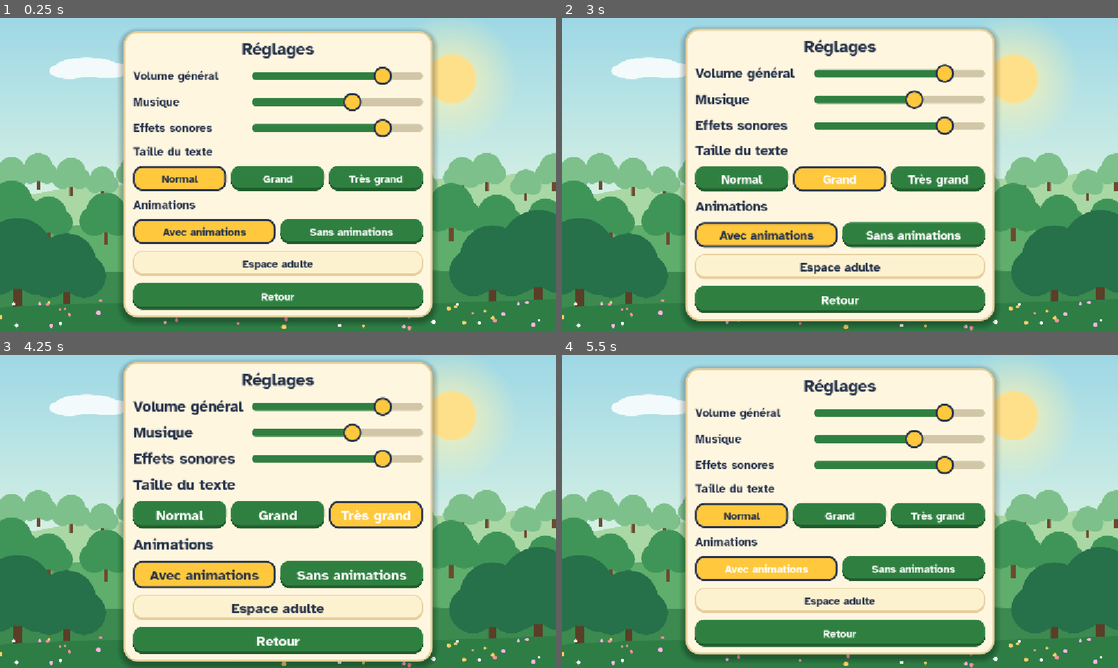
Above: before the commit, frames 1-4 (two rows, left to right).
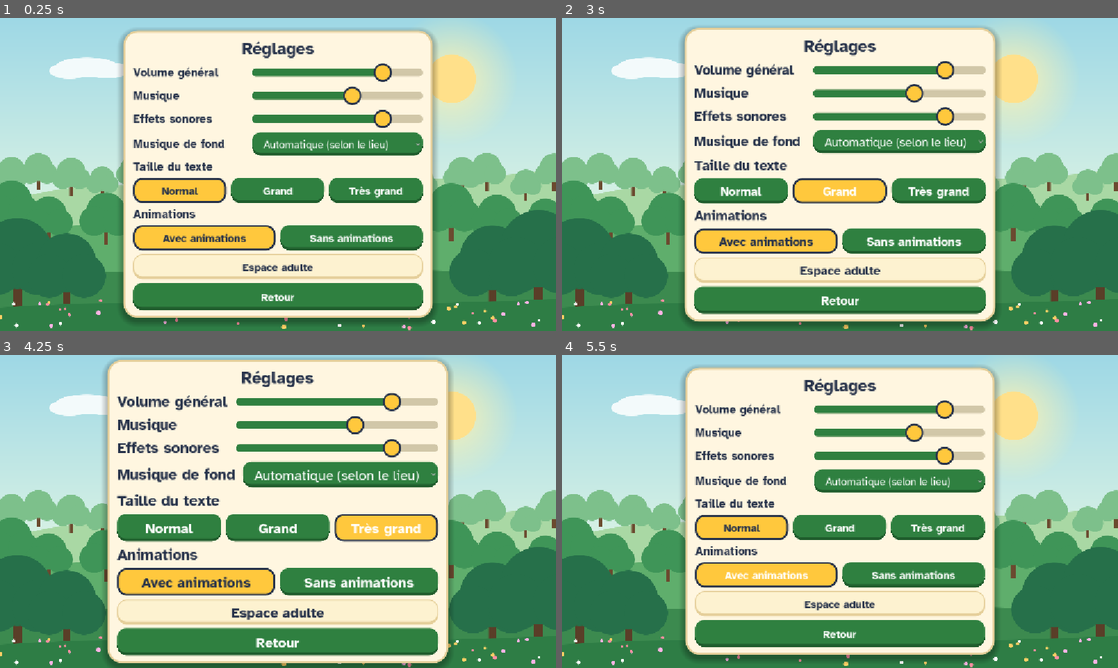
Above: after the commit, the same moments.

Repository: deunix-educ/aventuriers-des-mots
Game: Godot game, scene res://scenes/ui/settings.tscn
The game is run twice, just before and just after one commit, with the same random seed, the same clock (stepped at 60 frames per second) and the same inputs. This scene is started directly instead of the project's main scene.
Inputs (mouse positions are in pixels of both pictures, inside the frame that each line leads up to):
- Up to frame 1 (0.25 s): no input
- Up to frame 2 (3 s): click (901, 143) at 0.5 s, where only the run after the commit has a clickable "Automatique (selon le lieu)"; click "Normal" at 1.25 s; click "Normal" at 2 s; click "Grand" at 2.75 s
- Up to frame 3 (4.25 s): click "Très grand" at 3.5 s
- Up to frame 4 (5.5 s): click "Normal" at 4.25 s; click "Avec animations" at 5 s

The runs differ from the first frame. In frame 1, 20% of the frame differs, in the area x 22-78%, y 3-96%; in frame 2, 22%; in frame 3, 33%, in the area x 18-82%, y 1-100%; in frame 4, 20%.

Commit message:
Add choice between five background music tracks (0.5.1)
Co-Authored-By: Claude Sonnet 5.5 <noreply@anthropic.com>

Diff:
--- a/autoload/audio_manager.gd
+++ b/autoload/audio_manager.gd
@@ -76,6 +76,12 @@
     _music_player.play()
 
 
+## Musique de fond selon le choix des reglages et le niveau scolaire de la
+## scene appelante (« automatique » = celle de la region).
+func play_region_music(level: String) -> void:
+    play_music(SoundCatalog.resolve_music(SettingsManager.music_track, level))
+
+
 func current_music_id() -> String:
     return _current_music_id
 
--- a/autoload/settings_manager.gd
+++ b/autoload/settings_manager.gd
@@ -14,6 +14,7 @@
 var volume := 0.8
 var music_volume := 0.5
 var effects_volume := 0.8
+var music_track := SoundCatalog.MUSIC_AUTO
 var text_scale_index := 0
 
 var _base_font_sizes: Dictionary = {}
@@ -49,6 +50,11 @@
     _commit()
 
 
+func set_music_track(choice: String) -> void:
+    music_track = choice if SoundCatalog.music_choices().has(choice) else SoundCatalog.MUSIC_AUTO
+    _commit()
+
+
 func set_text_scale_index(index: int) -> void:
     text_scale_index = clampi(index, 0, AppSettings.TEXT_SCALES.size() - 1)
     _commit()
@@ -69,6 +75,7 @@
     volume = clean["volume"]
     music_volume = clean["music_volume"]
     effects_volume = clean["effects_volume"]
+    music_track = clean["music_track"]
     text_scale_index = clean["text_scale_index"]
     animations_enabled = clean["animations_enabled"]
 
@@ -79,6 +86,7 @@
     data["volume"] = volume
     data["music_volume"] = music_volume
     data["effects_volume"] = effects_volume
+    data["music_track"] = music_track
     data["text_scale_index"] = text_scale_index
     data["animations_enabled"] = animations_enabled
     var tmp_path := SETTINGS_PATH + ".tmp"
--- a/data/localization/fr.json
+++ b/data/localization/fr.json
@@ -109,5 +109,12 @@
   "settings.animations_on": "Avec animations",
   "settings.animations_off": "Sans animations",
   "settings.music_label": "Musique",
-  "settings.effects_label": "Effets sonores"
+  "settings.effects_label": "Effets sonores",
+  "settings.track_label": "Musique de fond",
+  "music.auto": "Automatique (selon le lieu)",
+  "music.forest": "Forêt",
+  "music.marsh": "Marais",
+  "music.meadow": "Prairie",
+  "music.river": "Rivière",
+  "music.night": "Nuit"
 }
--- a/project.godot
+++ b/project.godot
@@ -11,7 +11,7 @@
 [application]
 
 config/name="Les Aventuriers des mots"
-config/version="0.5.0"
+config/version="0.5.1"
 run/main_scene="res://scenes/boot/boot.tscn"
 config/features=PackedStringArray("4.6", "Forward Plus")
 config/icon="res://icon.svg"
--- a/scenes/exercises/exercise_host.gd
+++ b/scenes/exercises/exercise_host.gd
@@ -66,7 +66,7 @@
     _skill_id = _rule.get("skill", "")
     _current_difficulty = ProgressManager.next_difficulty_for_skill(_skill_id, 1)
     $Backdrop.kind = "marsh" if _rule.get("level", "CE1") == "CE2" else "forest"
-    AudioManager.play_music(SoundCatalog.music_for_level(_rule.get("level", "CE1")))
+    AudioManager.play_region_music(_rule.get("level", "CE1"))
     _show_rule_panel()
 
 
--- a/scenes/profiles/profile_select.gd
+++ b/scenes/profiles/profile_select.gd
@@ -28,7 +28,7 @@
     _new_profile_button.pressed.connect(_on_new_profile_pressed)
     _delete_confirm_dialog.confirmed.connect(_on_delete_confirmed)
 
-    AudioManager.play_music("forest")
+    AudioManager.play_region_music("CE1")
     _refresh_profile_list()
 
 
--- a/scenes/ui/reward_screen.gd
+++ b/scenes/ui/reward_screen.gd
@@ -28,7 +28,7 @@
     var mission := ExerciseEngine.get_mission(GameManager.pending_mission_id)
     var rule := ExerciseEngine.get_rule(mission.get("rule_id", ""))
     _backdrop.kind = "marsh" if rule.get("level", "CE1") == "CE2" else "forest"
-    AudioManager.play_music(SoundCatalog.music_for_level(rule.get("level", "CE1")))
+    AudioManager.play_region_music(rule.get("level", "CE1"))
 
     var summary := ProgressManager.complete_mission(
         GameManager.pending_mission_id, GameManager.last_outcomes
--- a/scenes/ui/settings.gd
+++ b/scenes/ui/settings.gd
@@ -11,6 +11,8 @@
 @onready var _music_slider: HSlider = %MusicSlider
 @onready var _effects_label: Label = %EffectsLabel
 @onready var _effects_slider: HSlider = %EffectsSlider
+@onready var _track_label: Label = %TrackLabel
+@onready var _track_option: OptionButton = %TrackOption
 @onready var _text_size_label: Label = %TextSizeLabel
 @onready var _text_size_box: HBoxContainer = %TextSizeBox
 @onready var _animations_label: Label = %AnimationsLabel
@@ -36,6 +38,7 @@
     _volume_slider.drag_ended.connect(_on_drag_ended)
     _effects_slider.drag_ended.connect(_on_drag_ended)
 
+    _build_track_option()
     _build_text_size_buttons()
 
     _build_animation_buttons()
@@ -80,6 +83,21 @@
     slider.value_changed.connect(handler)
 
 
+func _build_track_option() -> void:
+    _track_label.text = UIText.get_text("settings.track_label")
+    var choices := SoundCatalog.music_choices()
+    for choice in choices:
+        _track_option.add_item(UIText.get_text("music.%s" % choice))
+    _track_option.select(choices.find(SettingsManager.music_track))
+    _track_option.item_selected.connect(_on_track_selected)
+
+
+func _on_track_selected(index: int) -> void:
+    SettingsManager.set_music_track(SoundCatalog.music_choices()[index])
+    # On fait entendre le choix tout de suite.
+    AudioManager.play_region_music(ProgressManager.school_level())
+
+
 func _on_volume_changed(value: float) -> void:
     SettingsManager.set_volume(value)
 
--- a/scenes/ui/settings.tscn
+++ b/scenes/ui/settings.tscn
@@ -41,7 +41,7 @@
 
 [node name="VBox" type="VBoxContainer" parent="Margin/Center/Card"]
 layout_mode = 2
-theme_override_constants/separation = 14
+theme_override_constants/separation = 8
 
 [node name="TitleLabel" type="Label" parent="Margin/Center/Card/VBox"]
 unique_name_in_owner = true
@@ -100,6 +100,22 @@
 size_flags_vertical = 4
 custom_minimum_size = Vector2(0, 40)
 
+[node name="TrackRow" type="HBoxContainer" parent="Margin/Center/Card/VBox"]
+layout_mode = 2
+theme_override_constants/separation = 16
+
+[node name="TrackLabel" type="Label" parent="Margin/Center/Card/VBox/TrackRow"]
+unique_name_in_owner = true
+layout_mode = 2
+custom_minimum_size = Vector2(230, 0)
+theme_type_variation = &"Emphasis"
+
+[node name="TrackOption" type="OptionButton" parent="Margin/Center/Card/VBox/TrackRow"]
+unique_name_in_owner = true
+layout_mode = 2
+size_flags_horizontal = 3
+custom_minimum_size = Vector2(0, 48)
+
 [node name="TextSizeLabel" type="Label" parent="Margin/Center/Card/VBox"]
 unique_name_in_owner = true
 layout_mode = 2
--- a/scenes/world/world_map.gd
+++ b/scenes/world/world_map.gd
@@ -40,7 +40,7 @@
 func _refresh() -> void:
     var is_ce2 := _viewed_level == "CE2"
     _backdrop.kind = "marsh" if is_ce2 else "forest"
-    AudioManager.play_music(SoundCatalog.music_for_level(_viewed_level))
+    AudioManager.play_region_music(_viewed_level)
     _title_label.text = UIText.get_text("world_map.title_ce2" if is_ce2 else "world_map.title")
     _level_toggle_button.text = UIText.get_text(
         "world_map.review_ce1_button" if is_ce2 else "world_map.back_to_ce2_button"
--- a/scripts/audio/sound_catalog.gd
+++ b/scripts/audio/sound_catalog.gd
@@ -7,7 +7,10 @@
 const MUSIC_DIR := "res://assets/audio/music"
 
 const SFX_IDS: Array[String] = ["click", "success", "try_again", "star", "fanfare"]
-const MUSIC_IDS: Array[String] = ["forest", "marsh"]
+const MUSIC_IDS: Array[String] = ["forest", "marsh", "meadow", "river", "night"]
+
+## Choix « automatique » : la musique de la region (voir music_for_level).
+const MUSIC_AUTO := "auto"
 
 
 static func sfx_path(sfx_id: String) -> String:
@@ -25,3 +28,17 @@
 ## Musique d'une region selon le niveau scolaire de la regle.
 static func music_for_level(level: String) -> String:
     return "marsh" if level == "CE2" else "forest"
+
+
+## Choix possibles dans les reglages : automatique puis chaque morceau.
+static func music_choices() -> Array[String]:
+    var choices: Array[String] = [MUSIC_AUTO]
+    choices.append_array(MUSIC_IDS)
+    return choices
+
+
+## Morceau a jouer pour le choix de l'utilisateur et le niveau scolaire.
+static func resolve_music(choice: String, level: String) -> String:
+    if MUSIC_IDS.has(choice):
+        return choice
+    return music_for_level(level)
--- a/scripts/settings/app_settings.gd
+++ b/scripts/settings/app_settings.gd
@@ -22,6 +22,7 @@
         "volume": 0.8,
         "music_volume": 0.5,
         "effects_volume": 0.8,
+        "music_track": SoundCatalog.MUSIC_AUTO,
         "text_scale_index": 0,
         "animations_enabled": true,
     }
@@ -41,6 +42,9 @@
         var other: Variant = source.get(key)
         if typeof(other) == TYPE_FLOAT or typeof(other) == TYPE_INT:
             result[key] = clampf(float(other), 0.0, 1.0)
+    var track: Variant = source.get("music_track")
+    if typeof(track) == TYPE_STRING and SoundCatalog.music_choices().has(track):
+        result["music_track"] = track
     var index: Variant = source.get("text_scale_index")
     if typeof(index) == TYPE_FLOAT or typeof(index) == TYPE_INT:
         result["text_scale_index"] = clampi(int(index), 0, TEXT_SCALES.size() - 1)
--- a/tests/audio/test_sound_catalog.gd
+++ b/tests/audio/test_sound_catalog.gd
@@ -23,6 +23,23 @@
     assert_eq(SoundCatalog.music_for_level("CE2"), "marsh")
 
 
+func test_there_are_five_music_tracks_and_an_automatic_choice() -> void:
+    assert_eq(SoundCatalog.MUSIC_IDS.size(), 5)
+    assert_eq(SoundCatalog.music_choices().size(), 6)
+    assert_eq(SoundCatalog.music_choices()[0], SoundCatalog.MUSIC_AUTO)
+
+
+func test_resolve_music_follows_choice_or_level() -> void:
+    assert_eq(SoundCatalog.resolve_music("night", "CE1"), "night")
+    assert_eq(SoundCatalog.resolve_music("auto", "CE2"), "marsh")
+    assert_eq(SoundCatalog.resolve_music("n_importe_quoi", "CE1"), "forest")
+
+
+func test_every_music_choice_has_a_label() -> void:
+    for choice in SoundCatalog.music_choices():
+        assert_ne(UIText.get_text("music.%s" % choice), "music.%s" % choice)
+
+
 func test_audio_manager_plays_without_crashing_and_remembers_music() -> void:
     AudioManager.play_sfx("success")
     AudioManager.play_music("marsh")
--- a/tests/settings/test_app_settings.gd
+++ b/tests/settings/test_app_settings.gd
@@ -42,3 +42,9 @@
     assert_eq(clean["music_volume"], 1.0)
     assert_eq(clean["effects_volume"], 0.0)
     assert_eq(AppSettings.sanitize({})["music_volume"], AppSettings.defaults()["music_volume"])
+
+
+func test_music_track_must_be_a_known_choice() -> void:
+    assert_eq(AppSettings.sanitize({"music_track": "river"})["music_track"], "river")
+    assert_eq(AppSettings.sanitize({"music_track": "../x"})["music_track"], "auto")
+    assert_eq(AppSettings.sanitize({"music_track": 3})["music_track"], "auto")
Not shown, added: assets/audio/music/meadow.ogg.import
Not shown, added: assets/audio/music/night.ogg.import
Not shown, added: assets/audio/music/river.ogg.import
Not shown, added: assets/audio/music/meadow.ogg
Not shown, added: assets/audio/music/night.ogg
Not shown, added: assets/audio/music/river.ogg
Not shown, changed: docs/specs/decisions.md
Not shown, changed: docs/testing/manual-checklist.md
